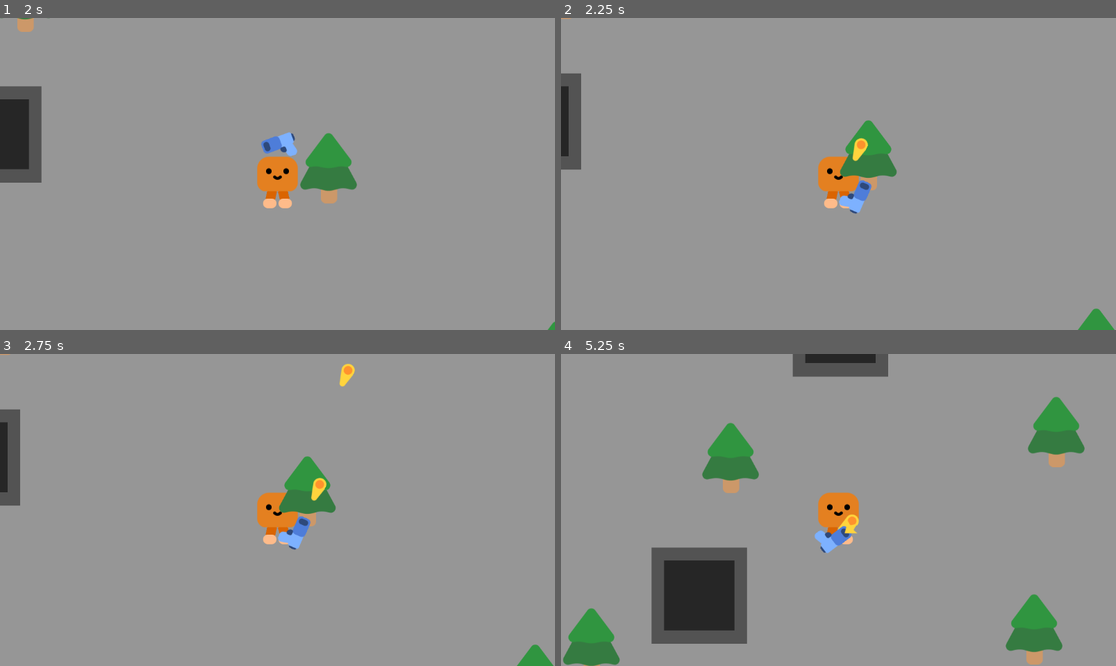
Above: before the commit, frames 1-4 (two rows, left to right).
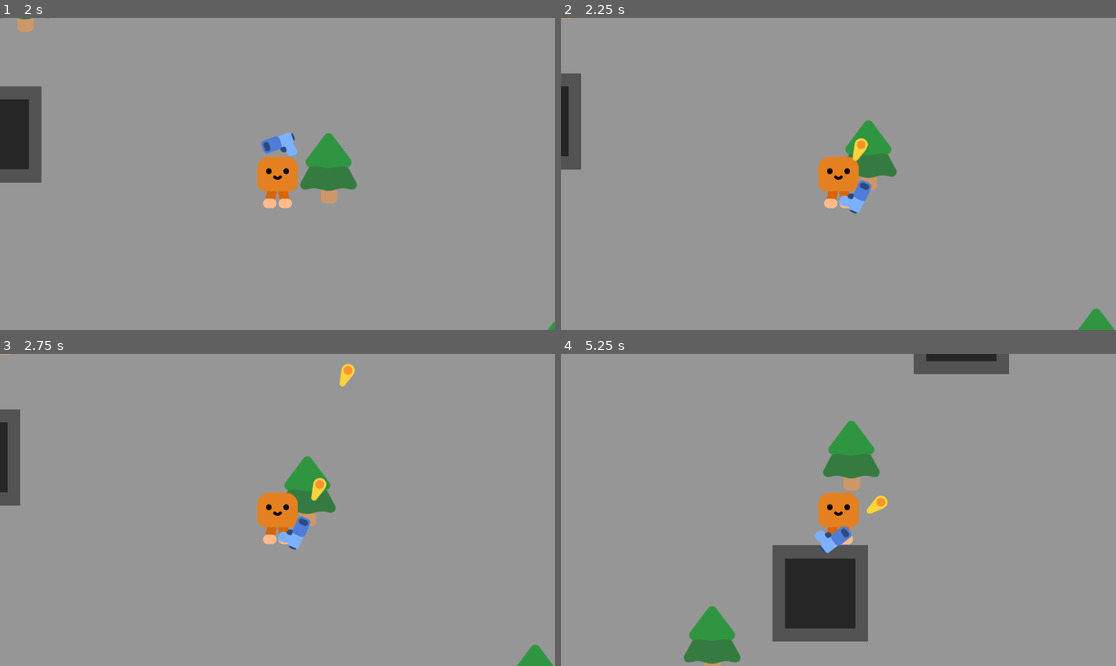
Above: after the commit, the same moments.

Repository: Pear-Juice/ATLS-GD-FarmerSurvivor
Game: Godot game, scene res://Scenes/L1.tscn
Same seed, same stepped clock (60 frames per second), same inputs: the game is played once before the commit and once after it.
Inputs (mouse positions are in pixels of both pictures, inside the frame that each line leads up to):
- Up to frame 1 (2 s): tap Enter at 0.5 s; move the mouse to (399, 158) at 0.52 s; press the mouse at (399, 158) at 0.53 s; hold D (Right) 0.53-1.28 s; move the mouse to (166, 189) at 1.27 s; release the mouse at (166, 189) at 1.28 s; hold S (Down) from 1.28 s (still down); click (166, 189) at 1.35 s
- Up to frame 2 (2.25 s): move the mouse to (894, 105) at 2.02 s; release S (Down) at 2.03 s; press the mouse at (894, 105) at 2.03 s; hold D (Right) from 2.03 s (still down)
- Up to frame 3 (2.75 s): keep holding D (Right)
- Up to frame 4 (5.25 s): move the mouse to (810, 572) at 2.77 s; release D (Right) at 2.78 s; release the mouse at (810, 572) at 2.78 s; hold W (Up) 2.78-3.53 s; click (810, 572) at 2.85 s; move the mouse to (1005, 556) at 3.52 s; press the mouse at (1005, 556) at 3.53 s; hold A (Left) 3.53-5.03 s; move the mouse to (672, 463) at 4.27 s; release the mouse at (672, 463) at 4.28 s; click (672, 463) at 4.35 s; move the mouse to (866, 510) at 5.02 s; press the mouse at (866, 510) at 5.03 s; hold S (Down) from 5.03 s (still down)

Frame 1 is identical in both runs. In frame 2, 0.2% of the frame differs, in the area x 50-54%, y 44-52%; in frame 3, 0.2%; in frame 4, 20%, in the area x 0-95%, y 0-100%.

Commit message:
Step 0 & Step 1 13m

Diff:
--- a/Objects/Player/Player.gd
+++ b/Objects/Player/Player.gd
@@ -36,8 +36,9 @@
 	var sprites = $Sprites
 	for sprite in sprites.get_children():
 		sprite.self_modulate = hurt_color
-		get_tree().create_tween().tween_property(sprite, "self_modulate", Color.WHITE, 0.4)
-
+		var tween = get_tree().create_tween().tween_property(sprite, "self_modulate", Color.WHITE, 0.4)
+		await tween.finished
+		print("Hit fade finished")
 
 func kill():
 	print("You died!")
--- a/Objects/Player/Player.tscn
+++ b/Objects/Player/Player.tscn
@@ -14,6 +14,8 @@
 height = 100.0
 
 [node name="Player" type="CharacterBody2D"]
+collision_layer = 5
+collision_mask = 5
 script = ExtResource("1_we6tp")
 health = 5
 hurt_color = Color(0.707491, 0, 0.0408624, 1)
--- a/Objects/Slime/Enemy.gd
+++ b/Objects/Slime/Enemy.gd
@@ -9,6 +9,8 @@
 @export var stun_length := 0.5
 
 var can_hit := true
+
+@export var size := 1
 
 func hit(force : Vector2):
 	if can_hit:
@@ -28,13 +30,22 @@
 		$SlimeBody.visible = true
 		$SlimeBodyHurt.visible = false
 
-func kill():
+func capture():
 	set_hurt_sprites(true)
 	can_hit = false
 	$Area2D/AreaCollisionShape.set_deferred("disabled", true)
 	var tween = get_tree().create_tween().tween_property(self, "scale", Vector2(0,0), 0.3)
 	await tween.finished
+
+func kill():
 	queue_free()
+
+func respawn():
+	can_hit = true
+	set_hurt_sprites(false)
+	$Area2D/AreaCollisionShape.set_deferred("disabled", false)
+	var tween = get_tree().create_tween().tween_property(self, "scale", Vector2(1,1), 0.3)
+
 
 func _process(delta: float) -> void:
 	direction = global_position.direction_to(Player.I.global_position)
--- a/Objects/Trap/Trap.gd
+++ b/Objects/Trap/Trap.gd
@@ -1,8 +1,19 @@
 extends Area2D
+
+var captured_enemies : Array[CharacterBody2D]
+@export var fill_max := 5
+
+var open := true
+var capture_time : int
 
 
 func _on_body_entered(body: Node2D) -> void:
-	if body.is_in_group("Enemy"):
-		body.kill()
-	elif body is Player:
-		body.kill()
+	if open && body.is_in_group("Enemy"):
+		body.capture()
+		captured_enemies.append(body)
+
+		if captured_enemies.size() == 1:
+			capture_time = Time.get_ticks_msec()
+
+		if captured_enemies.size() >= fill_max:
+			open = false
--- a/Objects/Trap/Trap.tscn
+++ b/Objects/Trap/Trap.tscn
@@ -1,10 +1,13 @@
-[gd_scene load_steps=4 format=3 uid="uid://snyq0i2e4imx"]
+[gd_scene load_steps=5 format=3 uid="uid://snyq0i2e4imx"]
 
 [ext_resource type="Script" uid="uid://ctrdkewqin6mq" path="res://Objects/Trap/Trap.gd" id="1_goa61"]
 [ext_resource type="Texture2D" uid="uid://rijfd1qjl5wp" path="res://Objects/Trap/Trap.png" id="1_ieug1"]
 
 [sub_resource type="RectangleShape2D" id="RectangleShape2D_17wca"]
 size = Vector2(145, 145)
+
+[sub_resource type="RectangleShape2D" id="RectangleShape2D_goa61"]
+size = Vector2(200, 200)
 
 [node name="Trap" type="Area2D"]
 script = ExtResource("1_goa61")
@@ -23,4 +26,11 @@
 [node name="CollisionShape2D" type="CollisionShape2D" parent="."]
 shape = SubResource("RectangleShape2D_17wca")
 
+[node name="Player Wall" type="StaticBody2D" parent="."]
+collision_layer = 4
+collision_mask = 4
+
+[node name="CollisionShape2D" type="CollisionShape2D" parent="Player Wall"]
+shape = SubResource("RectangleShape2D_goa61")
+
 [connection signal="body_entered" from="." to="." method="_on_body_entered"]
--- a/Scenes/L1.tscn
+++ b/Scenes/L1.tscn
@@ -17,7 +17,7 @@
 self_modulate = Color(0.588774, 0.588774, 0.588774, 1)
 texture = ExtResource("1_r1lt2")
 
-[node name="Traps" type="Node" parent="."]
+[node name="Traps" type="Node2D" parent="."]
 
 [node name="Trap" parent="Traps" instance=ExtResource("5_bhcnn")]
 position = Vector2(288, 512)
@@ -25,9 +25,9 @@
 [node name="Trap2" parent="Traps" instance=ExtResource("5_bhcnn")]
 position = Vector2(581, -43)
 
-[node name="Enemies" type="Node" parent="."]
+[node name="Enemies" type="Node2D" parent="."]
 
-[node name="Trees" type="Node" parent="."]
+[node name="Trees" type="Node2D" parent="."]
 
 [node name="Tree" parent="Trees" instance=ExtResource("2_7kaqx")]
 position = Vector2(983, 579)
Not shown, changed: README.md
